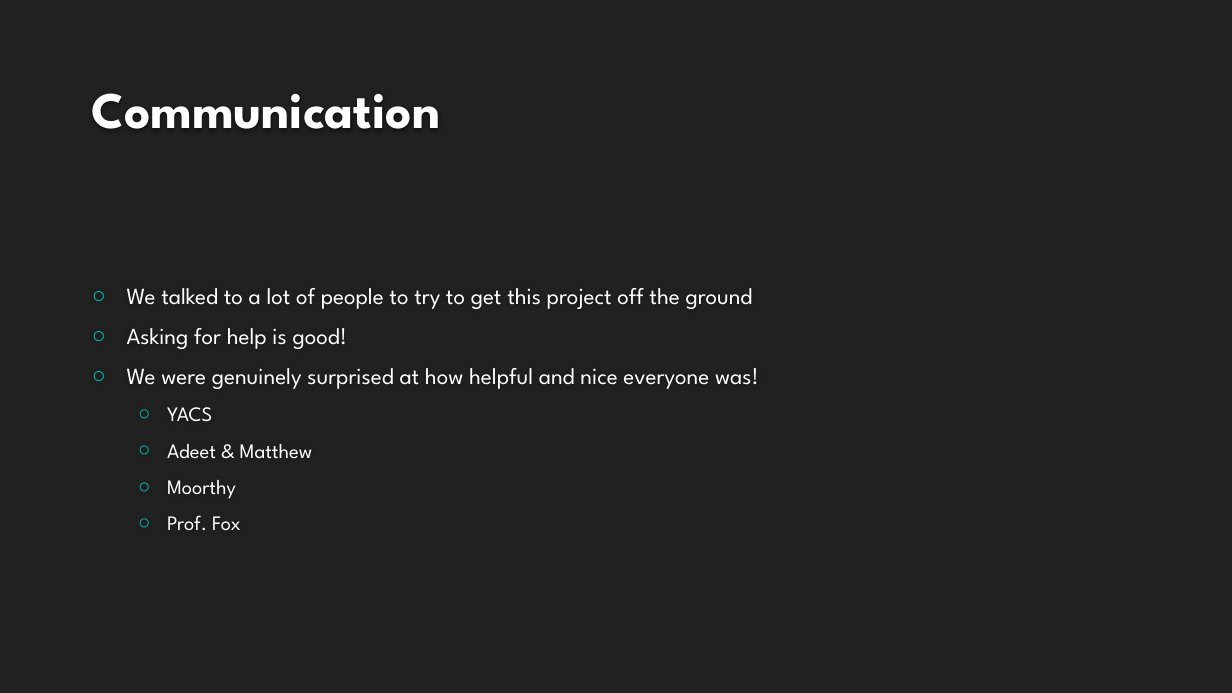
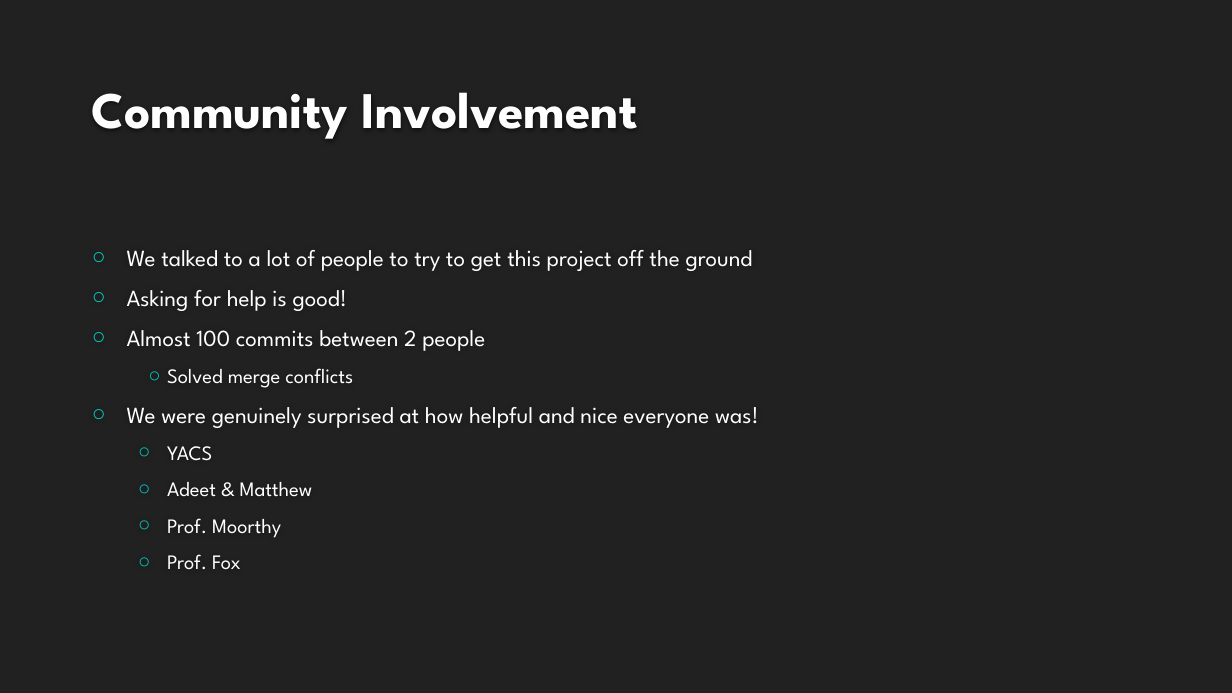
Before and after one commit to katchs2/campusmap, a slide deck: slide 4 of presentations/Campus Map Final Presentation.pptx. Drawn at 1232x693 pixels with LibreOffice and Linux fonts; fonts in the diff are those of the drawing; background and template pictures are left out. Boxes give left, top, right and bottom in pixels: in the first picture for what was removed or moved away, otherwise in the second. Text is boxed around its words. In the diff, an @@ line names an element or a change of style, - is before the commit and + after.

```diff
--- a/presentations/Campus Map Final Presentation.pptx
+++ b/presentations/Campus Map Final Presentation.pptx
@@ title at box(91, 92, 637, 139): text changed @@
-Communication
+Community Involvement
@@ text at box(127, 250, 759, 569): less space between paragraphs @@
@@ text at box(127, 330, 485, 388): paragraphs added @@
+○ Almost 100 commits between 2 people
+  ○ Solved merge conflicts
@@ text at box(167, 518, 281, 538): text changed @@
-  ○ Moorthy
+  ○ Prof. Moorthy
```
Also in this commit, not shown: 7 other slides changed, 1 slide added, 1 other file.
